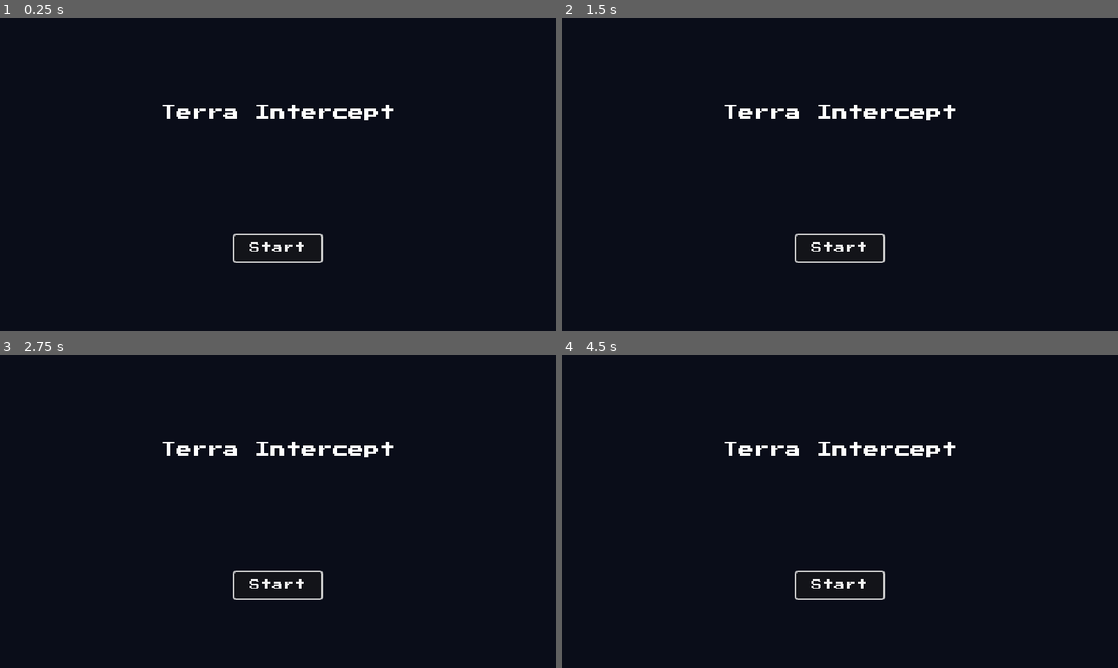
Above: before the commit, frames 1-4 (two rows, left to right).
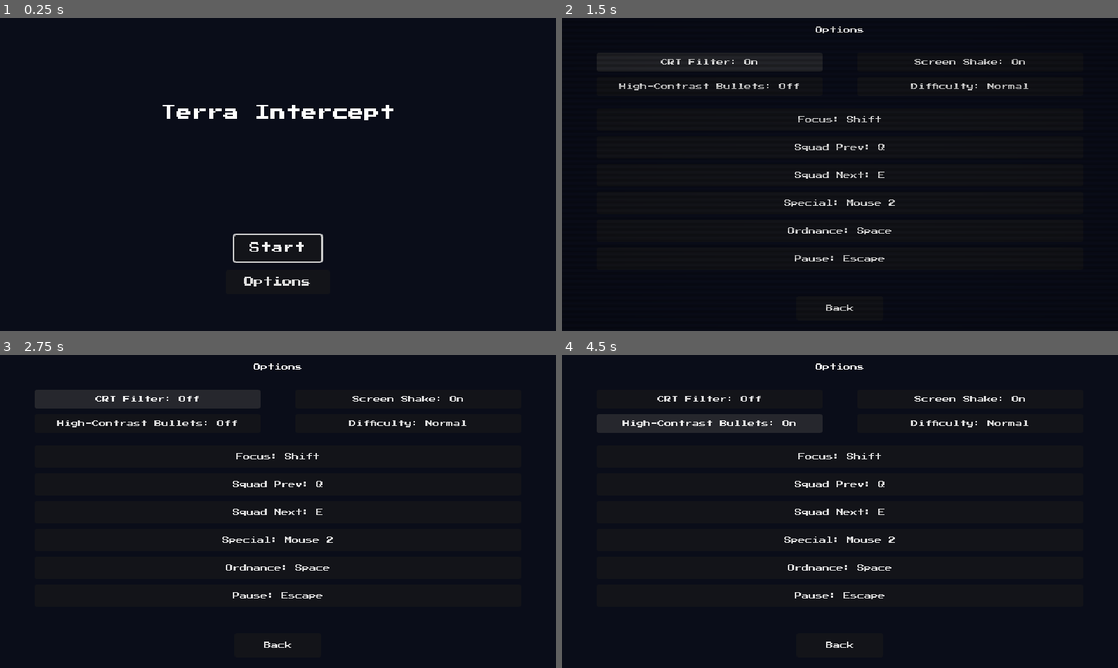
Above: after the commit, the same moments.

Repository: Funfetsunk/terra-intercept
Game: Godot game, scene res://scenes/menus/title_screen.tscn
Same seed, same stepped clock (60 frames per second), same inputs: the game is played once before the commit and once after it.
Inputs (mouse positions are in pixels of both pictures, inside the frame that each line leads up to):
- Up to frame 1 (0.25 s): no input
- Up to frame 2 (1.5 s): click (840, 280) at 0.5 s, where only the run after the commit has a clickable "Options"; click (712, 61) at 1.25 s, where only the run after the commit has a clickable "CRT Filter: Off"
- Up to frame 3 (2.75 s): click (150, 398) at 2 s, where only the run after the commit has a clickable "CRT Filter: On"
- Up to frame 4 (4.5 s): click (967, 398) at 2.75 s, where only the run after the commit has a clickable "Screen Shake: On"; click (967, 398) at 3.5 s, where only the run after the commit has a clickable "Screen Shake: Off"; click (712, 423) at 4.25 s, where only the run after the commit has a clickable "High-Contrast Bullets: Off"

The runs differ from the first frame. In frame 1, 0.1% of the frame differs, in the area x 43-56%, y 82-86%; in frame 2, 2.7%; in frame 3, 4.6%, in the area x 6-84%, y 2-94%; in frame 4, 4.5%.

Commit message:
Add Settings: CRT filter, screen shake, high-contrast bullets, difficulty, remapping
Settings autoload (scripts/autoload/settings.gd/.tscn), saved to
user://settings.cfg via ConfigFile -- separate from SaveManager's
per-slot .tres saves, and correctly handles InputEvent serialization
for remapping the same way project.godot itself already does.

Real minimal effects for all five, not just toggles:
- CRT filter: a small scanline + vignette canvas_item shader
  (shaders/crt_filter.gdshader) on a ColorRect living inside
  settings.tscn, so it persists globally across every scene change
  without touching individual scenes.
- Screen shake: scripts/systems/playfield_shake.gd attached to London's
  PlayfieldRoot, triggered via a group broadcast from player_ship.gd's
  hull-hit branch -- decoupled, so future levels just need the same
  script on their own PlayfieldRoot.
- High-contrast bullets: an outline pass in bullet_manager.gd's
  _draw_bullet.
- Difficulty: three multipliers (damage taken, shield recharge, focus
  refill delay) applied in player_ship.gd, per design-summary's exact
  spec. GameState.difficulty now mirrors Settings.difficulty in
  start_new_run() -- the mirror task 3 deferred here.
- Remapping: scoped to the six button-like actions (not move/aim, which
  are stick/mouse-bound), a capture-next-input UI in the new options
  screen (scenes/menus/options_screen.tscn/.gd), reachable from a new
  Options button on the title screen.

Two bugs caught in testing:
- BulletManager (autoloads first) can't @onready-cache Settings
  (autoloads last, matching its documented position) -- each autoload's
  _ready() completes before the next one is even added to the tree, so
  the reference would resolve to nothing. Fixed by reading Settings
  fresh inside _draw() instead, which is always safe since drawing only
  happens long after every autoload exists. Non-autoload scene scripts
  don't have this problem.
- This project's existing key bindings in project.godot set keycode,
  not physical_keycode, so reading physical_keycode alone to display a
  binding returned empty for every pre-authored binding. Fixed to fall
  back to keycode.

Verified live: all five settings toggle and persist across a full
process restart independent of any save slot; a real rebind (Pause ->
P) changed the actual InputMap, not just the label; CRT and
high-contrast apply globally including menus; Easy difficulty measurably
scaled hull damage (1.0 -> 0.6 loss); screen shake fired and
self-resolved correctly in real (unpaused) gameplay, and was correctly
inert during the tutorial's beat-pause (PlayfieldRoot isn't
PROCESS_MODE_ALWAYS like the player is, and hull hits can't happen
during the tutorial's invincibility anyway, so this isn't a real-world
gap). Replayed London to confirm nothing broke.

Co-Authored-By: Claude Sonnet 5 <noreply@anthropic.com>
Claude-Session: https://claude.ai/code/session_01RV6NjfYkb9ah9RXEg66au1

Diff:
--- a/project.godot
+++ b/project.godot
@@ -26,6 +26,7 @@
 MCPScreenshot="*res://addons/godot_mcp/mcp_screenshot_service.gd"
 MCPInputService="*res://addons/godot_mcp/mcp_input_service.gd"
 MCPGameInspector="*res://addons/godot_mcp/mcp_game_inspector_service.gd"
+Settings="*res://scripts/autoload/settings.tscn"
 
 [display]
 
--- a/scenes/levels/london.tscn
+++ b/scenes/levels/london.tscn
@@ -3,6 +3,7 @@
 [ext_resource type="Script" uid="uid://bigiku81dil1k" path="res://scenes/levels/london.gd" id="1_tl1kh"]
 [ext_resource type="PackedScene" uid="uid://bveh1trv7wuqf" path="res://scenes/player/player_ship.tscn" id="2_g5f8b"]
 [ext_resource type="PackedScene" uid="uid://c1woeggvkgk0f" path="res://scenes/hud/hud.tscn" id="6_8v1gb"]
+[ext_resource type="Script" uid="uid://bjif1hmet7sgc" path="res://scripts/systems/playfield_shake.gd" id="6_y27mh"]
 [ext_resource type="PackedScene" uid="uid://bdjsxy2elcbrc" path="res://scenes/hud/dialogue_box.tscn" id="8_gj5h3"]
 [ext_resource type="Script" uid="uid://c6cns2cik14l2" path="res://scenes/levels/scrolling_background.gd" id="10_0fxbs"]
 [ext_resource type="Resource" uid="uid://c2wfa0cb0tqh" path="res://data/missions/london_mission.tres" id="11_vng0p"]
@@ -27,6 +28,7 @@
 
 [node name="PlayfieldRoot" type="Node2D" parent="." unique_id=370220181]
 position = Vector2(140, 0)
+script = ExtResource("6_y27mh")
 
 [node name="PlayerShip" parent="PlayfieldRoot" unique_id=1276083379 instance=ExtResource("2_g5f8b")]
 position = Vector2(180, 300)
--- /dev/null
+++ b/scenes/menus/options_screen.gd
@@ -0,0 +1,91 @@
+extends Control
+
+const REMAP_ROW_SCENE: PackedScene = preload("res://scenes/menus/remap_row.tscn")
+const ACTION_DISPLAY_NAMES: Dictionary = {
+	"p1_focus": "Focus",
+	"p1_squad_prev": "Squad Prev",
+	"p1_squad_next": "Squad Next",
+	"p1_special": "Special",
+	"p1_ordnance": "Ordnance",
+	"p1_pause": "Pause",
+}
+
+@onready var _settings: Node = get_node("/root/Settings")
+@onready var _crt_button: Button = $CrtButton
+@onready var _shake_button: Button = $ShakeButton
+@onready var _contrast_button: Button = $ContrastButton
+@onready var _difficulty_button: Button = $DifficultyButton
+@onready var _remap_list: VBoxContainer = $RemapList
+@onready var _back_button: Button = $BackButton
+
+var _rows: Array[RemapRow] = []
+var _listening_action: String = ""
+
+func _ready() -> void:
+	_crt_button.pressed.connect(_on_crt_pressed)
+	_shake_button.pressed.connect(_on_shake_pressed)
+	_contrast_button.pressed.connect(_on_contrast_pressed)
+	_difficulty_button.pressed.connect(_on_difficulty_pressed)
+	_back_button.pressed.connect(_on_back)
+	for action: String in _settings.REMAPPABLE_ACTIONS:
+		var row: RemapRow = REMAP_ROW_SCENE.instantiate()
+		_remap_list.add_child(row)
+		row.setup(action, ACTION_DISPLAY_NAMES.get(action, action))
+		row.rebind_requested.connect(_on_rebind_requested)
+		_rows.append(row)
+	_refresh_labels()
+	_crt_button.grab_focus()
+
+func _unhandled_input(event: InputEvent) -> void:
+	if not _listening_action.is_empty():
+		if event is InputEventKey and event.pressed and not event.echo:
+			_settings.remap_action(_listening_action, event)
+			_finish_listening()
+			get_viewport().set_input_as_handled()
+		elif event is InputEventJoypadButton and event.pressed:
+			_settings.remap_action(_listening_action, event)
+			_finish_listening()
+			get_viewport().set_input_as_handled()
+		return
+	if event.is_action_pressed("p1_ordnance"):
+		var viewport: Viewport = get_viewport()
+		var focused: Control = viewport.gui_get_focus_owner()
+		if focused is Button:
+			viewport.set_input_as_handled()
+			(focused as Button).pressed.emit()
+
+func _refresh_labels() -> void:
+	_crt_button.text = "CRT Filter: %s" % ("On" if _settings.crt_filter_enabled else "Off")
+	_shake_button.text = "Screen Shake: %s" % ("On" if _settings.screen_shake_enabled else "Off")
+	_contrast_button.text = "High-Contrast Bullets: %s" % ("On" if _settings.high_contrast_bullets else "Off")
+	_difficulty_button.text = "Difficulty: %s" % _settings.difficulty
+
+func _on_crt_pressed() -> void:
+	_settings.set_crt_filter_enabled(not _settings.crt_filter_enabled)
+	_refresh_labels()
+
+func _on_shake_pressed() -> void:
+	_settings.set_screen_shake_enabled(not _settings.screen_shake_enabled)
+	_refresh_labels()
+
+func _on_contrast_pressed() -> void:
+	_settings.set_high_contrast_bullets(not _settings.high_contrast_bullets)
+	_refresh_labels()
+
+func _on_difficulty_pressed() -> void:
+	_settings.set_difficulty("Easy" if _settings.difficulty == "Normal" else "Normal")
+	_refresh_labels()
+
+func _on_rebind_requested(action: String) -> void:
+	_listening_action = action
+	for row: RemapRow in _rows:
+		if row.action == action:
+			row.set_listening()
+
+func _finish_listening() -> void:
+	_listening_action = ""
+	for row: RemapRow in _rows:
+		row.refresh(ACTION_DISPLAY_NAMES.get(row.action, row.action))
+
+func _on_back() -> void:
+	get_tree().change_scene_to_file("res://scenes/menus/title_screen.tscn")
--- /dev/null
+++ b/scenes/menus/options_screen.tscn
@@ -0,0 +1,73 @@
+[gd_scene format=3 uid="uid://degin7d1138e3"]
+
+[ext_resource type="Script" uid="uid://c8crmgwvrcdjf" path="res://scenes/menus/options_screen.gd" id="1_5fqpr"]
+
+[node name="OptionsScreen" type="Control" unique_id=596202109]
+layout_mode = 3
+anchors_preset = 0
+offset_right = 640.0
+offset_bottom = 360.0
+script = ExtResource("1_5fqpr")
+
+[node name="Backdrop" type="ColorRect" parent="." unique_id=1794037978]
+layout_mode = 0
+offset_right = 640.0
+offset_bottom = 360.0
+mouse_filter = 2
+color = Color(0.04, 0.05, 0.1, 1)
+
+[node name="TitleLabel" type="Label" parent="." unique_id=198706995]
+layout_mode = 0
+offset_top = 10.0
+offset_right = 640.0
+offset_bottom = 28.0
+text = "Options"
+horizontal_alignment = 1
+
+[node name="CrtButton" type="Button" parent="." unique_id=739298033]
+layout_mode = 0
+offset_left = 40.0
+offset_top = 40.0
+offset_right = 300.0
+offset_bottom = 62.0
+text = "CRT Filter: Off"
+
+[node name="ShakeButton" type="Button" parent="." unique_id=136602940]
+layout_mode = 0
+offset_left = 340.0
+offset_top = 40.0
+offset_right = 600.0
+offset_bottom = 62.0
+text = "Screen Shake: On"
+
+[node name="ContrastButton" type="Button" parent="." unique_id=1257675232]
+layout_mode = 0
+offset_left = 40.0
+offset_top = 68.0
+offset_right = 300.0
+offset_bottom = 90.0
+text = "High-Contrast Bullets: Off"
+
+[node name="DifficultyButton" type="Button" parent="." unique_id=1930924724]
+layout_mode = 0
+offset_left = 340.0
+offset_top = 68.0
+offset_right = 600.0
+offset_bottom = 90.0
+text = "Difficulty: Normal"
+
+[node name="RemapList" type="VBoxContainer" parent="." unique_id=1302403231]
+layout_mode = 0
+offset_left = 40.0
+offset_top = 104.0
+offset_right = 600.0
+offset_bottom = 300.0
+theme_override_constants/separation = 6
+
+[node name="BackButton" type="Button" parent="." unique_id=1789867629]
+layout_mode = 0
+offset_left = 270.0
+offset_top = 320.0
+offset_right = 370.0
+offset_bottom = 348.0
+text = "Back"
--- /dev/null
+++ b/scenes/menus/remap_row.gd
@@ -0,0 +1,22 @@
+extends Button
+class_name RemapRow
+
+signal rebind_requested(action: String)
+
+var action: String = ""
+
+@onready var _settings: Node = get_node("/root/Settings")
+
+func setup(bound_action: String, display_name: String) -> void:
+	action = bound_action
+	refresh(display_name)
+	pressed.connect(_on_pressed)
+
+func refresh(display_name: String) -> void:
+	text = "%s: %s" % [display_name, _settings.get_action_binding_text(action)]
+
+func set_listening() -> void:
+	text = "Press a key or pad button..."
+
+func _on_pressed() -> void:
+	rebind_requested.emit(action)
--- /dev/null
+++ b/scenes/menus/remap_row.tscn
@@ -0,0 +1,7 @@
+[gd_scene format=3 uid="uid://bjmjqu5bw7yn2"]
+
+[ext_resource type="Script" uid="uid://bfqn56yccjypl" path="res://scenes/menus/remap_row.gd" id="1_t0nj4"]
+
+[node name="RemapRow" type="Button" unique_id=1524785750]
+custom_minimum_size = Vector2(560, 26)
+script = ExtResource("1_t0nj4")
--- a/scenes/menus/title_screen.gd
+++ b/scenes/menus/title_screen.gd
@@ -1,9 +1,11 @@
 extends Control
 
 @onready var _start_button: Button = $StartButton
+@onready var _options_button: Button = $OptionsButton
 
 func _ready() -> void:
 	_start_button.pressed.connect(_on_start)
+	_options_button.pressed.connect(_on_options)
 	_start_button.grab_focus()
 
 func _unhandled_input(event: InputEvent) -> void:
@@ -16,3 +18,6 @@
 
 func _on_start() -> void:
 	get_tree().change_scene_to_file("res://scenes/menus/slot_select.tscn")
+
+func _on_options() -> void:
+	get_tree().change_scene_to_file("res://scenes/menus/options_screen.tscn")
--- a/scenes/menus/title_screen.tscn
+++ b/scenes/menus/title_screen.tscn
@@ -33,3 +33,12 @@
 offset_bottom = 280.0
 theme_override_font_sizes/font_size = 13
 text = "Start"
+
+[node name="OptionsButton" type="Button" parent="." unique_id=1021073087]
+layout_mode = 0
+offset_left = 260.0
+offset_top = 290.0
+offset_right = 380.0
+offset_bottom = 318.0
+theme_override_font_sizes/font_size = 11
+text = "Options"
--- a/scenes/player/player_ship.gd
+++ b/scenes/player/player_ship.gd
@@ -49,6 +49,7 @@
 @onready var _bullets: Node = get_node("/root/BulletManager")
 @onready var _game_state: Node = get_node("/root/GameState")
 @onready var _playfield: Node = get_node("/root/Playfield")
+@onready var _settings: Node = get_node("/root/Settings")
 @onready var _special_vfx: Node2D = $SpecialVFX
 
 func _ready() -> void:
@@ -131,7 +132,7 @@
 			focus_used.emit()
 		_is_focused = true
 		_focus_meter = max(0.0, _focus_meter - data.focus_drain_rate * delta)
-		_focus_refill_wait_timer = data.focus_refill_delay
+		_focus_refill_wait_timer = data.focus_refill_delay * _settings.focus_refill_delay_multiplier()
 	else:
 		_is_focused = false
 		if _focus_refill_wait_timer > 0.0:
@@ -155,7 +156,7 @@
 	if _shield_recharge_timer > 0.0:
 		_shield_recharge_timer -= delta
 	elif shield_current < data.shield_max:
-		shield_current = min(data.shield_max, shield_current + data.shield_recharge_rate * delta)
+		shield_current = min(data.shield_max, shield_current + data.shield_recharge_rate * _settings.shield_recharge_multiplier() * delta)
 		shield_changed.emit(shield_current, data.shield_max)
 
 func _get_fire_input() -> Dictionary:
@@ -193,17 +194,19 @@
 	if _is_invincible():
 		return
 	_game_state.break_chain()
+	var scaled_damage: float = damage * _settings.damage_taken_multiplier()
 	if shield_current > 0.0:
-		shield_current = max(0.0, shield_current - damage)
+		shield_current = max(0.0, shield_current - scaled_damage)
 		_shield_recharge_timer = data.shield_recharge_delay
 		shield_changed.emit(shield_current, data.shield_max)
 		_flash_shield_hit()
 	else:
 		var hull_floor: float = 1.0 if _game_state.tutorial_active else 0.0
-		hull_current = max(hull_floor, hull_current - damage)
+		hull_current = max(hull_floor, hull_current - scaled_damage)
 		_hull_invincible_timer = data.hull_hit_invincibility_duration
 		hull_changed.emit(hull_current, data.hull_max)
 		_flash_hull_hit()
+		get_tree().call_group("playfield_root", "shake")
 		if hull_current <= 0.0:
 			hull_depleted.emit()
 
--- a/scripts/autoload/game_state.gd
+++ b/scripts/autoload/game_state.gd
@@ -65,6 +65,7 @@
 	mission_tech = 0
 	score = 0
 	kill_chain = 1
+	difficulty = get_node("/root/Settings").difficulty
 
 func register_player(player: Node) -> void:
 	_player = player
--- /dev/null
+++ b/scripts/autoload/settings.gd
@@ -0,0 +1,107 @@
+extends Node
+
+signal settings_changed
+
+const SETTINGS_PATH: String = "user://settings.cfg"
+const REMAPPABLE_ACTIONS: Array[String] = ["p1_focus", "p1_squad_prev", "p1_squad_next", "p1_special", "p1_ordnance", "p1_pause"]
+
+@export var easy_damage_taken_multiplier: float = 0.6
+@export var easy_shield_recharge_multiplier: float = 1.5
+@export var easy_focus_refill_delay_multiplier: float = 0.5
+
+var crt_filter_enabled: bool = false
+var screen_shake_enabled: bool = true
+var high_contrast_bullets: bool = false
+var difficulty: String = "Normal"
+
+var _default_events: Dictionary = {}
+
+@onready var _crt_overlay: CanvasLayer = $CrtOverlay
+
+func _ready() -> void:
+	for action: String in REMAPPABLE_ACTIONS:
+		_default_events[action] = InputMap.action_get_events(action).duplicate()
+	load_settings()
+	_crt_overlay.visible = crt_filter_enabled
+
+func damage_taken_multiplier() -> float:
+	return easy_damage_taken_multiplier if difficulty == "Easy" else 1.0
+
+func shield_recharge_multiplier() -> float:
+	return easy_shield_recharge_multiplier if difficulty == "Easy" else 1.0
+
+func focus_refill_delay_multiplier() -> float:
+	return easy_focus_refill_delay_multiplier if difficulty == "Easy" else 1.0
+
+func set_crt_filter_enabled(value: bool) -> void:
+	crt_filter_enabled = value
+	_crt_overlay.visible = value
+	save_settings()
+	settings_changed.emit()
+
+func set_screen_shake_enabled(value: bool) -> void:
+	screen_shake_enabled = value
+	save_settings()
+	settings_changed.emit()
+
+func set_high_contrast_bullets(value: bool) -> void:
+	high_contrast_bullets = value
+	save_settings()
+	settings_changed.emit()
+
+func set_difficulty(value: String) -> void:
+	difficulty = value
+	save_settings()
+	settings_changed.emit()
+
+func remap_action(action: String, event: InputEvent) -> void:
+	InputMap.action_erase_events(action)
+	InputMap.action_add_event(action, event)
+	save_settings()
+	settings_changed.emit()
+
+func reset_action(action: String) -> void:
+	InputMap.action_erase_events(action)
+	for event: InputEvent in _default_events.get(action, []):
+		InputMap.action_add_event(action, event)
+	save_settings()
+	settings_changed.emit()
+
+func get_action_binding_text(action: String) -> String:
+	var events: Array = InputMap.action_get_events(action)
+	for event: InputEvent in events:
+		if event is InputEventKey:
+			var key_event: InputEventKey = event as InputEventKey
+			var keycode: int = key_event.physical_keycode if key_event.physical_keycode != 0 else key_event.keycode
+			return OS.get_keycode_string(keycode)
+		if event is InputEventJoypadButton:
+			return "Pad %d" % (event as InputEventJoypadButton).button_index
+		if event is InputEventMouseButton:
+			return "Mouse %d" % (event as InputEventMouseButton).button_index
+	return "-"
+
+func load_settings() -> void:
+	var config := ConfigFile.new()
+	if config.load(SETTINGS_PATH) != OK:
+		return
+	crt_filter_enabled = config.get_value("display", "crt_filter_enabled", crt_filter_enabled)
+	screen_shake_enabled = config.get_value("display", "screen_shake_enabled", screen_shake_enabled)
+	high_contrast_bullets = config.get_value("display", "high_contrast_bullets", high_contrast_bullets)
+	difficulty = config.get_value("gameplay", "difficulty", difficulty)
+	for action: String in REMAPPABLE_ACTIONS:
+		var event: InputEvent = config.get_value("bindings", action, null)
+		if event != null:
+			InputMap.action_erase_events(action)
+			InputMap.action_add_event(action, event)
+
+func save_settings() -> void:
+	var config := ConfigFile.new()
+	config.set_value("display", "crt_filter_enabled", crt_filter_enabled)
+	config.set_value("display", "screen_shake_enabled", screen_shake_enabled)
+	config.set_value("display", "high_contrast_bullets", high_contrast_bullets)
+	config.set_value("gameplay", "difficulty", difficulty)
+	for action: String in REMAPPABLE_ACTIONS:
+		var events: Array = InputMap.action_get_events(action)
+		if not events.is_empty():
+			config.set_value("bindings", action, events[0])
+	config.save(SETTINGS_PATH)
--- /dev/null
+++ b/scripts/autoload/settings.tscn
@@ -0,0 +1,22 @@
+[gd_scene format=3 uid="uid://cj33vj4mtnwud"]
+
+[ext_resource type="Script" uid="uid://qq355b4frkng" path="res://scripts/autoload/settings.gd" id="1_p8ewt"]
+[ext_resource type="Shader" uid="uid://dxsenlnqrlc1q" path="res://shaders/crt_filter.gdshader" id="2_kw4hi"]
+
+[sub_resource type="ShaderMaterial" id="ShaderMaterial_kiyex"]
+shader = ExtResource("2_kw4hi")
+shader_parameter/scanline_strength = 0.25
+shader_parameter/vignette_strength = 0.35
+
+[node name="Settings" type="Node" unique_id=1096803374]
+script = ExtResource("1_p8ewt")
+
+[node name="CrtOverlay" type="CanvasLayer" parent="." unique_id=96549535]
+layer = 100
+visible = false
+
+[node name="CrtRect" type="ColorRect" parent="CrtOverlay" unique_id=144457490]
+material = SubResource("ShaderMaterial_kiyex")
+offset_right = 640.0
+offset_bottom = 360.0
+mouse_filter = 2
--- a/scripts/systems/bullet_manager.gd
+++ b/scripts/systems/bullet_manager.gd
@@ -151,14 +151,17 @@
 			i += 1
 
 func _draw() -> void:
+	var high_contrast: bool = get_node("/root/Settings").high_contrast_bullets
 	for i in range(_player_pool.active_count):
-		_draw_bullet(_player_pool.positions[i], _player_pool.radii[i], _player_pool.colors[i], _player_pool.textures[i])
+		_draw_bullet(_player_pool.positions[i], _player_pool.radii[i], _player_pool.colors[i], _player_pool.textures[i], high_contrast)
 	for i in range(_enemy_pool.active_count):
-		_draw_bullet(_enemy_pool.positions[i], _enemy_pool.radii[i], _enemy_pool.colors[i], _enemy_pool.textures[i])
-
-func _draw_bullet(pos: Vector2, radius: float, color: Color, texture: Texture2D) -> void:
+		_draw_bullet(_enemy_pool.positions[i], _enemy_pool.radii[i], _enemy_pool.colors[i], _enemy_pool.textures[i], high_contrast)
+
+func _draw_bullet(pos: Vector2, radius: float, color: Color, texture: Texture2D, high_contrast: bool) -> void:
 	var half: float = radius
 	var rect: Rect2 = Rect2(pos.x - half, pos.y - half, half * 2.0, half * 2.0)
+	if high_contrast:
+		draw_rect(rect.grow(1.0), Color.BLACK, true)
 	if texture != null:
 		draw_texture_rect(texture, rect, false, color)
 	else:
--- /dev/null
+++ b/scripts/systems/playfield_shake.gd
@@ -0,0 +1,30 @@
+extends Node2D
+class_name PlayfieldShake
+
+@export var default_intensity: float = 4.0
+@export var default_duration: float = 0.15
+
+var _base_position: Vector2
+var _shake_timer: float = 0.0
+var _shake_intensity: float = 0.0
+
+@onready var _settings: Node = get_node("/root/Settings")
+
+func _ready() -> void:
+	_base_position = position
+	add_to_group("playfield_root")
+
+func _process(delta: float) -> void:
+	if _shake_timer <= 0.0:
+		return
+	_shake_timer -= delta
+	if _shake_timer <= 0.0:
+		position = _base_position
+		return
+	position = _base_position + Vector2(randf_range(-_shake_intensity, _shake_intensity), randf_range(-_shake_intensity, _shake_intensity))
+
+func shake(intensity: float = -1.0, duration: float = -1.0) -> void:
+	if not _settings.screen_shake_enabled:
+		return
+	_shake_intensity = intensity if intensity > 0.0 else default_intensity
+	_shake_timer = duration if duration > 0.0 else default_duration
--- /dev/null
+++ b/shaders/crt_filter.gdshader
@@ -0,0 +1,15 @@
+shader_type canvas_item;
+
+uniform sampler2D screen_texture : hint_screen_texture, filter_nearest;
+uniform float scanline_strength : hint_range(0.0, 1.0) = 0.25;
+uniform float vignette_strength : hint_range(0.0, 1.0) = 0.35;
+
+void fragment() {
+	vec4 color = texture(screen_texture, SCREEN_UV);
+	float scanline = sin(SCREEN_UV.y * 360.0) * 0.5 + 0.5;
+	color.rgb *= mix(1.0, scanline, scanline_strength);
+	vec2 centered = SCREEN_UV - vec2(0.5);
+	float vignette = 1.0 - dot(centered, centered) * vignette_strength;
+	color.rgb *= vignette;
+	COLOR = color;
+}
Not shown, added: scenes/menus/options_screen.gd.uid
Not shown, added: scenes/menus/remap_row.gd.uid
Not shown: 1 places in scenes/menus/title_screen.tscn that only renumber resources
Not shown, added: scripts/autoload/settings.gd.uid
Not shown, added: scripts/systems/playfield_shake.gd.uid
Not shown, added: shaders/crt_filter.gdshader.uid
Not shown, changed: CLAUDE.md
